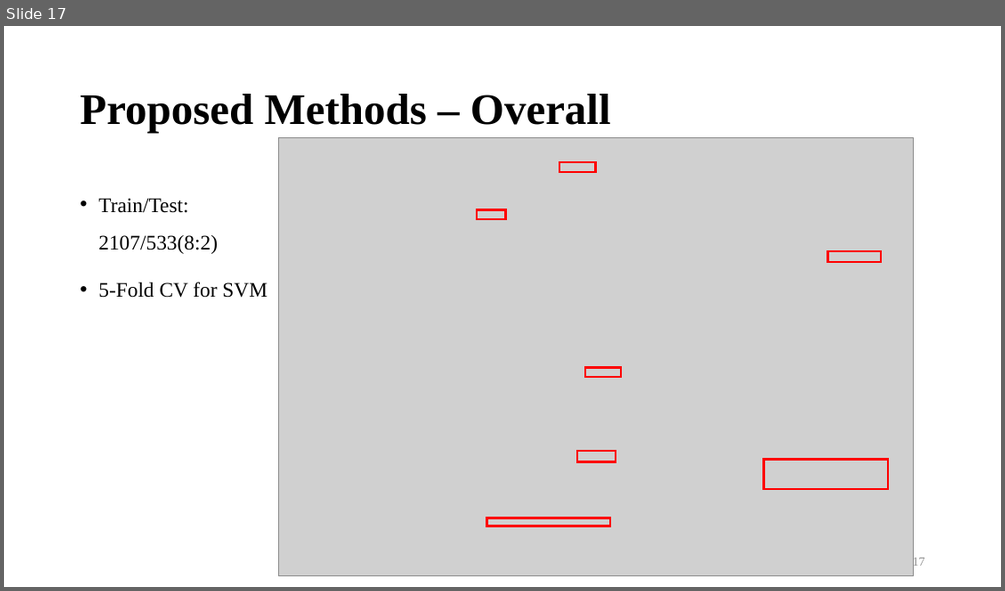
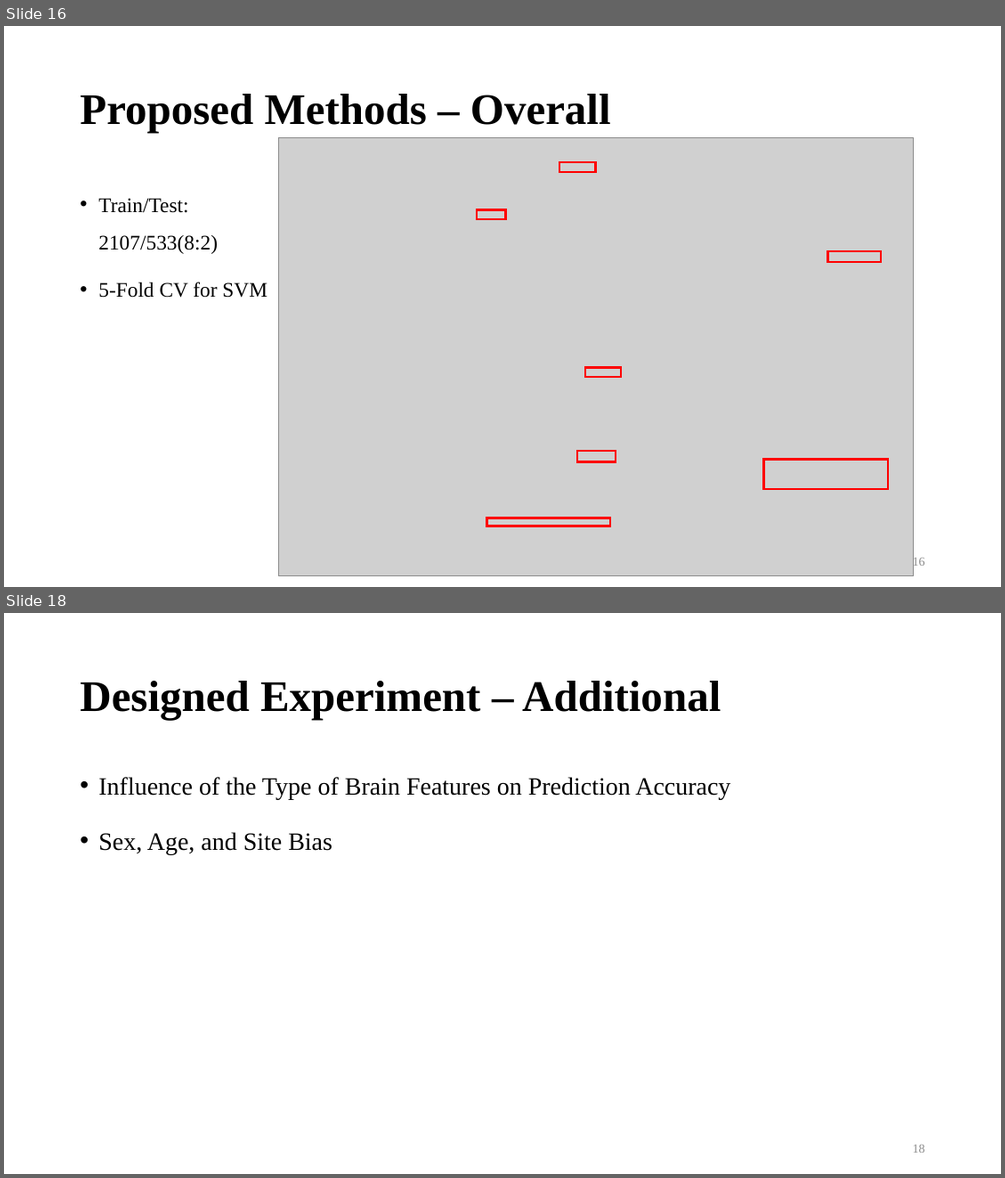
Before and after one commit to bernie6401/NTU_ML, a slide deck: Final Project/Final Paper/HO-Ensemble Learning for Brain Age Prediction.pptx. Shown one above the other, each under a label of ours: slide 17 before the commit, slides 16 and 18 after it; the slides between them are not shown. The pictures are 1005x591 and 1005x1178 pixels, drawn with LibreOffice and Linux fonts; fonts in the diff are those of the drawing; grey boxes stand for pictures; background and template pictures are left out. Boxes give left, top, right and bottom in pixels: in the first picture for what was removed or moved away, otherwise in the second. Text is boxed around its words. In the diff, an @@ line names an element or a change of style, - is before the commit and + after.

```diff
--- a/Final Project/Final Paper/HO-Ensemble Learning for Brain Age Prediction.pptx
+++ b/Final Project/Final Paper/HO-Ensemble Learning for Brain Age Prediction.pptx
@@ slide 18 added at box(4, 613, 1001, 1174), background #FFFFFF @@
@@ title added at box(80, 681, 720, 720), 42 pt, text #000000, bold @@
+Designed Experiment – Additional
@@ text added at box(98, 777, 730, 854), 24 pt, text #000000 @@
+• Influence of the Type of Brain Features on Prediction Accuracy
+• Sex, Age, and Site Bias
@@ page number added at box(913, 1144, 925, 1152), 12 pt, text #8C8C8C @@
+18
@@ what was slide 17 is now slide 16 @@
@@ page number at box(913, 556, 925, 568): text changed @@
-17
+16
```
Also in this commit, not shown: 6 slides changed, 5 other slides added, 1 other file.
